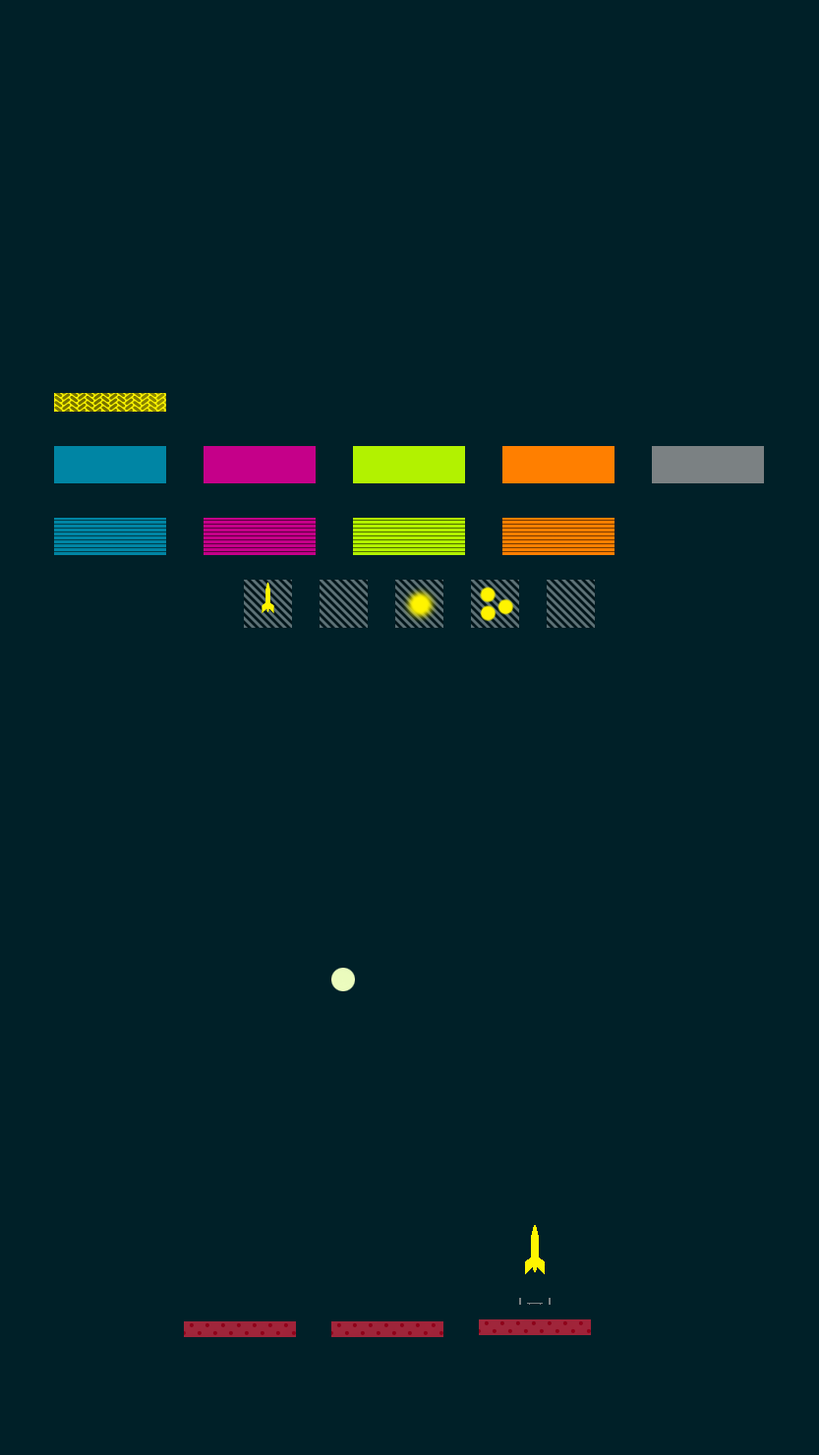
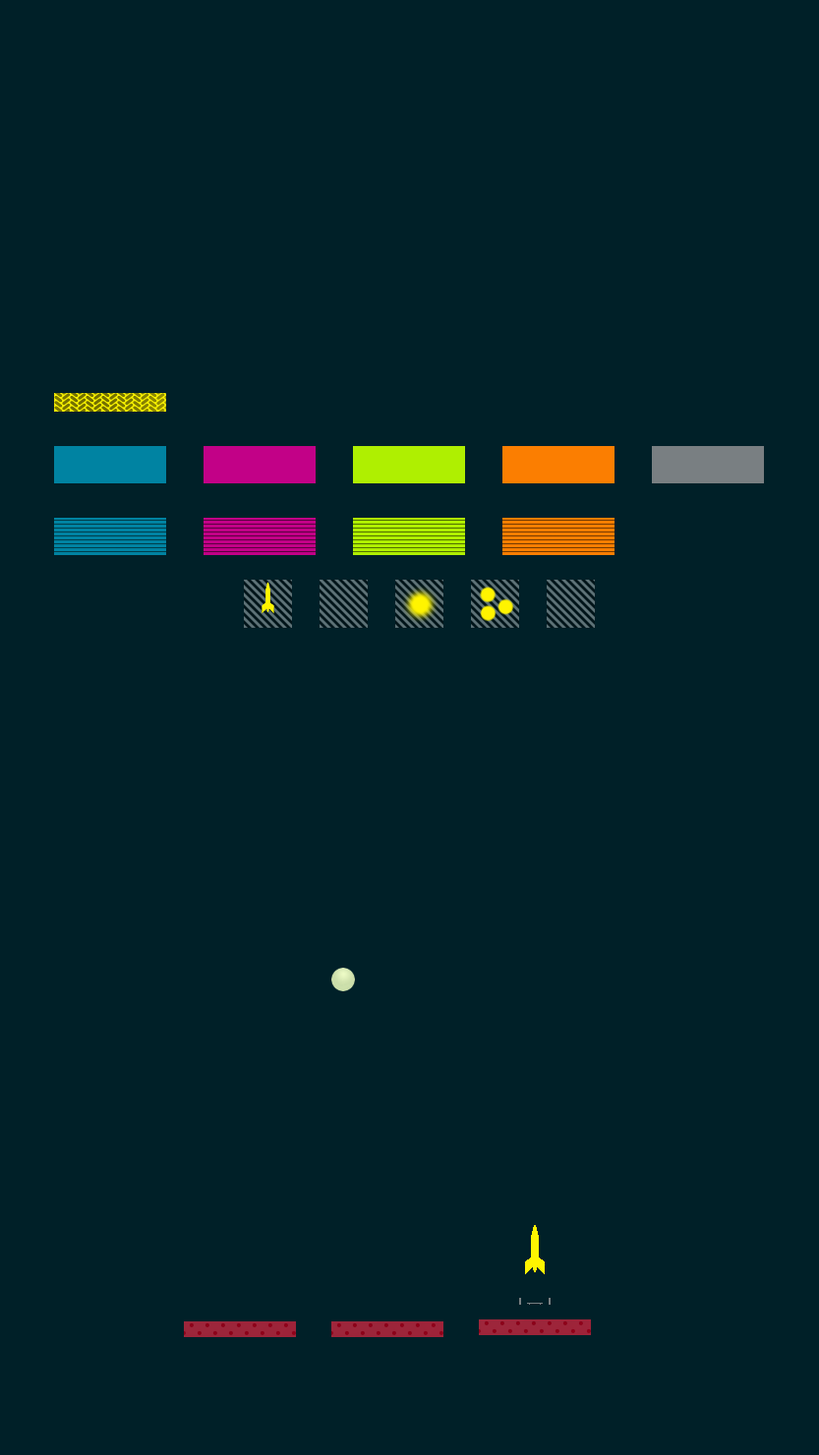
Revision of a layered 819 x 1455 image; what changed, layer by layer:
painted on "Ball" (2nd of 2) over [54, 393, 615, 1338]
